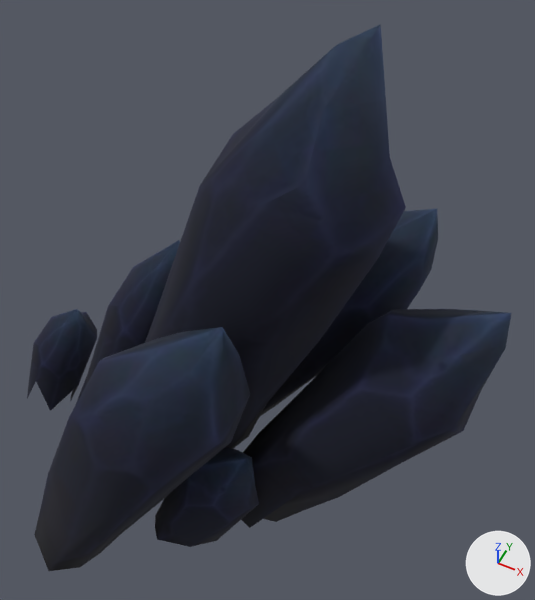
Renders of the glTF model 3d/mine-hantee/models/storm_doodad_kingscrest_minecrystals_05.glb from each side of a commit.
The view is the same before and after, from a 50 mm lens placed at (1.88, -2.71, 5.31), pointed at (0.36, 0.33, 1.51). The lights are fixed; the arrows at lower right show +X, +Y and +Z. The first picture is the older version. Vertices at exactly the same position are counted once.
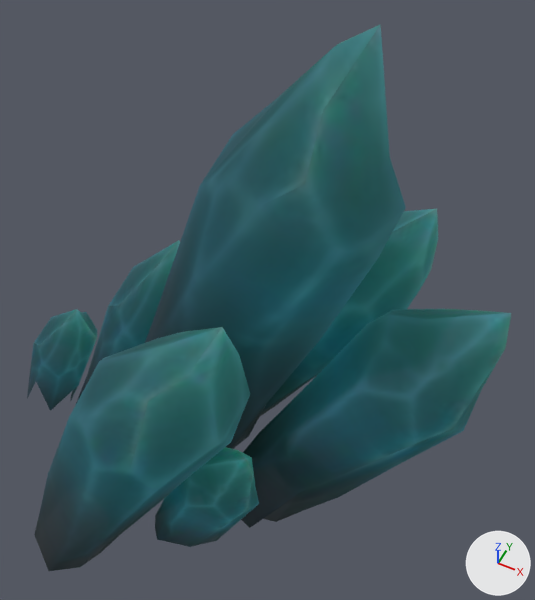
Where the newer file only moved an object's origin or applied its transform, the numbers keep the older frame.

Pixel boxes [x1, y1, x2, y2] of what changed, in the pictures (535 x 600 px):
'Mesh_0', surface changed (lighter)
    both: [27, 24, 511, 571]

Patch to the scene script:
```diff
--- a/3d/mine-hantee/models/storm_doodad_kingscrest_minecrystals_05.glb.py
+++ b/3d/mine-hantee/models/storm_doodad_kingscrest_minecrystals_05.glb.py
@@ img_storm_kingscrest_minecrystals_blue_glow_lum_jpg @@
+img_storm_kingscrest_minecrystals_blue_glow_lum_jpg = load_image('storm_kingscrest_minecrystals_blue_glow_lum.jpg', '../textures/storm_kingscrest_minecrystals_blue_glow_lum.jpg', 256, 128, 'sRGB')
@@ img_storm_kingscrest_minecrystals_blue_diff_storm_kingscrest_minecrystals_blue_diff_fx_png @@
+img_storm_kingscrest_minecrystals_blue_diff_storm_kingscrest_minecrystals_blue_diff_fx_png = load_image('storm_kingscrest_minecrystals_blue_diff_storm_kingscrest_minecrystals_blue_diff_fx.png', '../textures/storm_kingscrest_minecrystals_blue_diff_storm_kingscrest_minecrystals_blue_diff_fx.png', 256, 128, 'sRGB')
@@ mat_material_0 @@
 mat_material_0 = bpy.data.materials.new('Material_0')
-# nodes: BsdfPrincipled, OutputMaterial, TexImage
-# uses the picture img_storm_kingscrest_minecrystals_blue_diff_jpg
+# nodes: BsdfPrincipled, Mapping x2, OutputMaterial, TexImage x2, UVMap x2
+# uses the picture img_storm_kingscrest_minecrystals_blue_diff_storm_kingscrest_minecrystals_blue_diff_fx_png
+# uses the picture img_storm_kingscrest_minecrystals_blue_glow_lum_jpg
@@ me_mesh_0 @@
 me_mesh_0.from_pydata(...)  # 373 vertices, 656 faces; spans x -1.92..1.92, y -1.39..1.39, z -0.73..3.5
 # used by ob_mesh_0; location = (0.0, 0.0, 0.0)
+# me_mesh_0 part 1: 656 kept faces spanning x -1.92..1.92, y -1.39..1.39, z -0.73..3.5 get new texture (UV) coordinates
 me_mesh_0.materials.append(mat_material_0)
```
